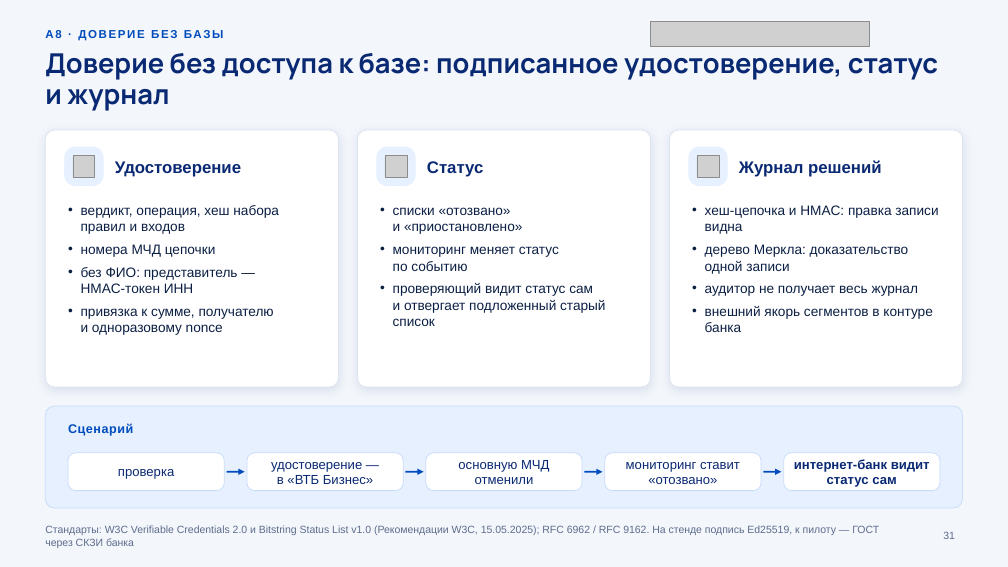
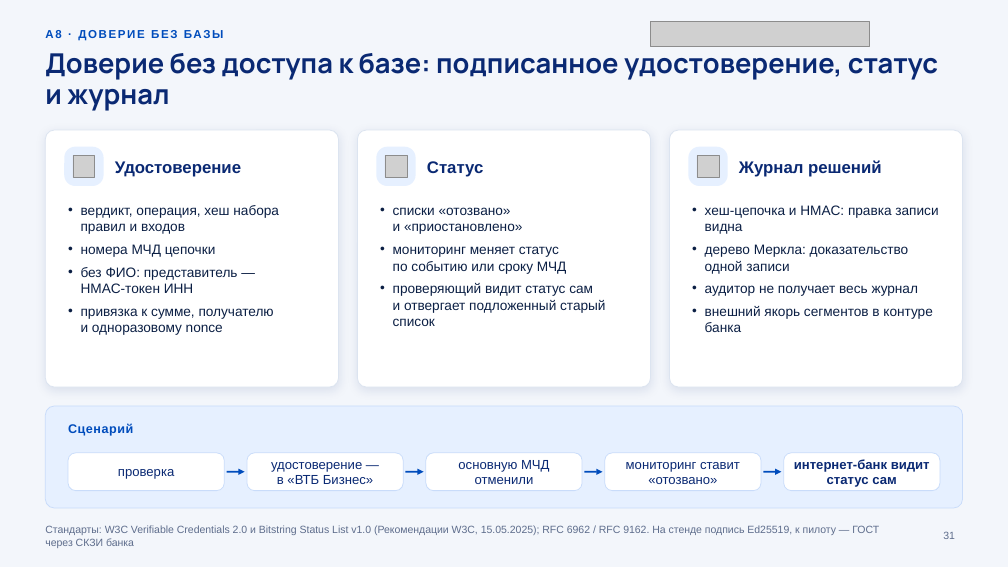
Before and after one commit to KonkovDV/Mandat, a slide deck: slide 31 of submission/slides/Mandat_VTB.pptx. Drawn at 1008x567 pixels with LibreOffice and Linux fonts; fonts in the diff are those of the drawing; grey boxes stand for pictures; background and template pictures are left out. Boxes give left, top, right and bottom in pixels: in the first picture for what was removed or moved away, otherwise in the second. Text is boxed around its words. In the diff, an @@ line names an element or a change of style, - is before the commit and + after.

```diff
--- a/submission/slides/Mandat_VTB.pptx
+++ b/submission/slides/Mandat_VTB.pptx
@@ text at [393,246,567,274]: text changed @@
-• мониторинг меняет статус по событию
+• мониторинг меняет статус по событию или сроку МЧД
```
Also in this commit, not shown: 3 other slides changed, 26 other files.
